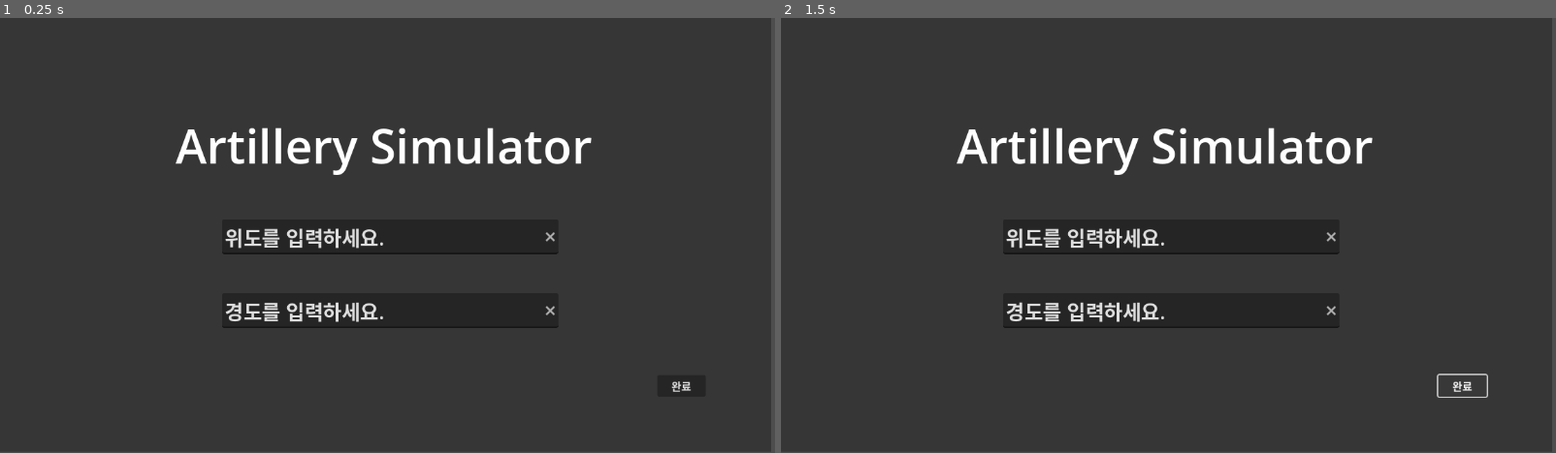
Above: before the commit, frames 1-2 (left to right).
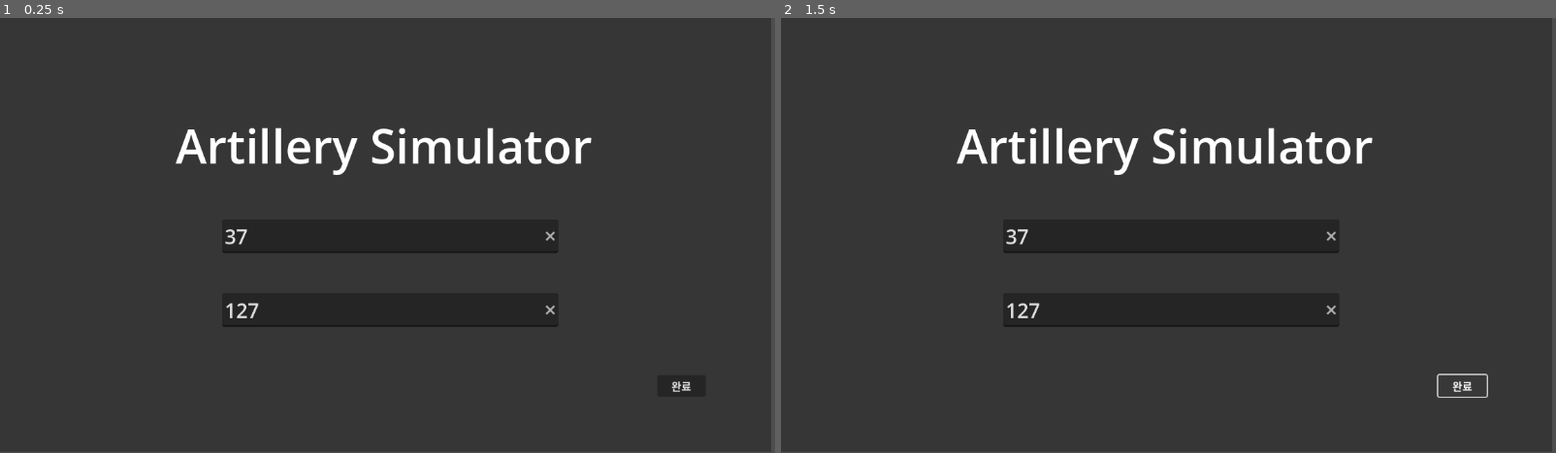
Above: after the commit, the same moments.

Repository: worhs02/ArtillerySimulator
Game: Godot game, scene res://scene/Input.tscn
Same seed, same stepped clock (60 frames per second), same inputs: the game is played once before the commit and once after it.
Inputs:
- Up to frame 1 (0.25 s): no input
- Up to frame 2 (1.5 s): click "완료" at 0.5 s; click "완료" at 1.25 s

The runs differ from the first frame. In frame 1, 1.2% of the frame differs, in the area x 28-72%, y 48-72%; in frame 2, 1.2%.
Error before the commit: Invalid call. Nonexistent 'Vector2' constructor. (res://naverApi.gd:29)

Commit message:
401 error

Diff:
--- a/naverApi.gd
+++ b/naverApi.gd
@@ -1,7 +1,7 @@
 extends Sprite2D
 
-var origin_latitude = 0 # 출발 지점 위도
-var origin_longitude = 0 # 출발 지점 경도
+var origin_latitude = 35 # 출발 지점 위도
+var origin_longitude = 129 # 출발 지점 경도
 var destination_latitude = 0 # 도착 지점 위도
 var destination_longitude = 0 # 도착 지점 경도
 
@@ -9,25 +9,22 @@
 var map_view_markers = ""
 
 func _ready():
+	# 출발 지점과 도착 지점 마커 추가
 
-	# 네이버 지도 뷰 추가
+	# 요청 URL 생성
 	var map_view_url = "https://naveropenapi.apigw.ntruss.com/map-static/v2/raster?w=800&h=600"
 	var map_view_params = "&level=10"
+	var request_url = map_view_url + "&center=" + str(origin_longitude) + "," + str(origin_latitude) + map_view_params + map_view_markers + "&key=" + naver_map_api_key
+	# API 요청
+	load_request(request_url)
+	add_marker(origin_latitude, origin_longitude)
+	# 도착 지점 설정
+	get_coordinate(37, 127)  # 예시로 좌표 설정
 
-	var request_url = map_view_url + "&center=" + str(origin_longitude) + "," + str(origin_latitude) + map_view_params + map_view_markers + "&key=" + naver_map_api_key
-	load_request(request_url)
-
-func get_coordinate(x,y):
-
-	# 출발 지점과 도착 지점 마커 추가
-	add_marker(origin_latitude, origin_longitude)
-	destination_latitude = x # 도착 지점 위도
+func get_coordinate(x, y):
+	destination_latitude = x
 	destination_longitude = y
 	add_marker(destination_latitude, destination_longitude)
-
-	# 출발 지점과 도착 지점 사이의 직선 거리를 라인으로 연결
-	draw_line(Vector2(origin_longitude, origin_latitude), Vector2(destination_longitude, destination_latitude), Color.BLUE, 2.0)
-
 
 
 func add_marker(latitude, longitude):
@@ -38,20 +35,20 @@
 	var line = "&path=2," + str(color.to_html()) + "," + str(width) + ",," + str(start_point.x) + "%20" + str(start_point.y) + "," + str(end_point.x) + "%20" + str(end_point.y)
 	map_view_markers += line
 
-
 func load_request(url):
 	var http_request = HTTPRequest.new()
+	 # HTTPRequest 객체를 씬에 추가
+	add_child(http_request)
 	http_request.request_completed.connect(_on_http_request_request_completed)
 	http_request.request(url)
 
-
 func _on_http_request_request_completed(result, response_code, headers, body):
 	if response_code == 200:
-		# 요청이 성공했을 때의 로직을 여기에 추가합니다.
 		var map_texture = ImageTexture.new()
 		map_texture.load_png_from_buffer(body)
 		texture = map_texture
-
 	else:
-		# 요청이 실패했을 때의 로직을 여기에 추가합니다.
 		print("API 요청이 실패했습니다. 응답 코드:", response_code)
+func _draw():
+	# 출발 지점과 도착 지점 사이의 직선을 그립니다.
+	draw_line(Vector2(origin_longitude, origin_latitude), Vector2(destination_longitude, destination_latitude), Color.BLUE, 2.0)
--- a/scene/Input.tscn
+++ b/scene/Input.tscn
@@ -45,7 +45,7 @@
 offset_bottom = 91.6
 grow_horizontal = 2
 theme_override_font_sizes/font_size = 30
-text = "위도를 입력하세요."
+text = "37"
 clear_button_enabled = true
 structured_text_bidi_override_options = [null]
 
@@ -58,7 +58,7 @@
 offset_right = 466.0
 offset_bottom = 460.0
 theme_override_font_sizes/font_size = 30
-text = "경도를 입력하세요."
+text = "127"
 clear_button_enabled = true
 
 [node name="finish" type="Button" parent="Input/start"]
--- a/scene/refresh.gd
+++ /dev/null
@@ -1,15 +0,0 @@
-extends Button
-
-@onready var http_request = $HTTPRequest
-const URL = "https://naveropenapi.apigw.ntruss.com/map-{service}/{version}/{operation}?{parameters}
-"
-# Called when the node enters the scene tree for the first time.
-
-
-
-func _on_pressed():
-	http_request.request(URL)
-
-
-func _on_http_request_request_completed(result, response_code, headers, body):
-	pass # Replace with function body.
--- a/script/Input.gd
+++ b/script/Input.gd
@@ -18,7 +18,6 @@
 func _on_button_pressed():
 	var x = line_editX.text
 	var y = line_editY.text
-	emit_signal("value_changed", x, y)
 	print(x)
 	print(y)
 	var get_coordinate_instance = get_coordinate.new()
--- a/script/main_scene.gd
+++ /dev/null
@@ -1,3 +0,0 @@
-extends Node2D
-
-func _on_button_pressed():
